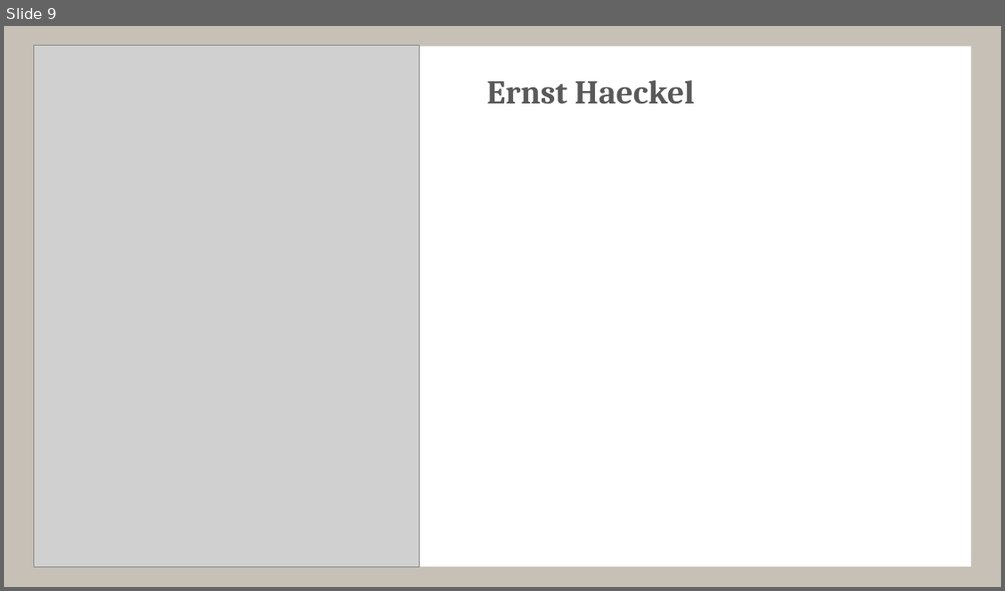
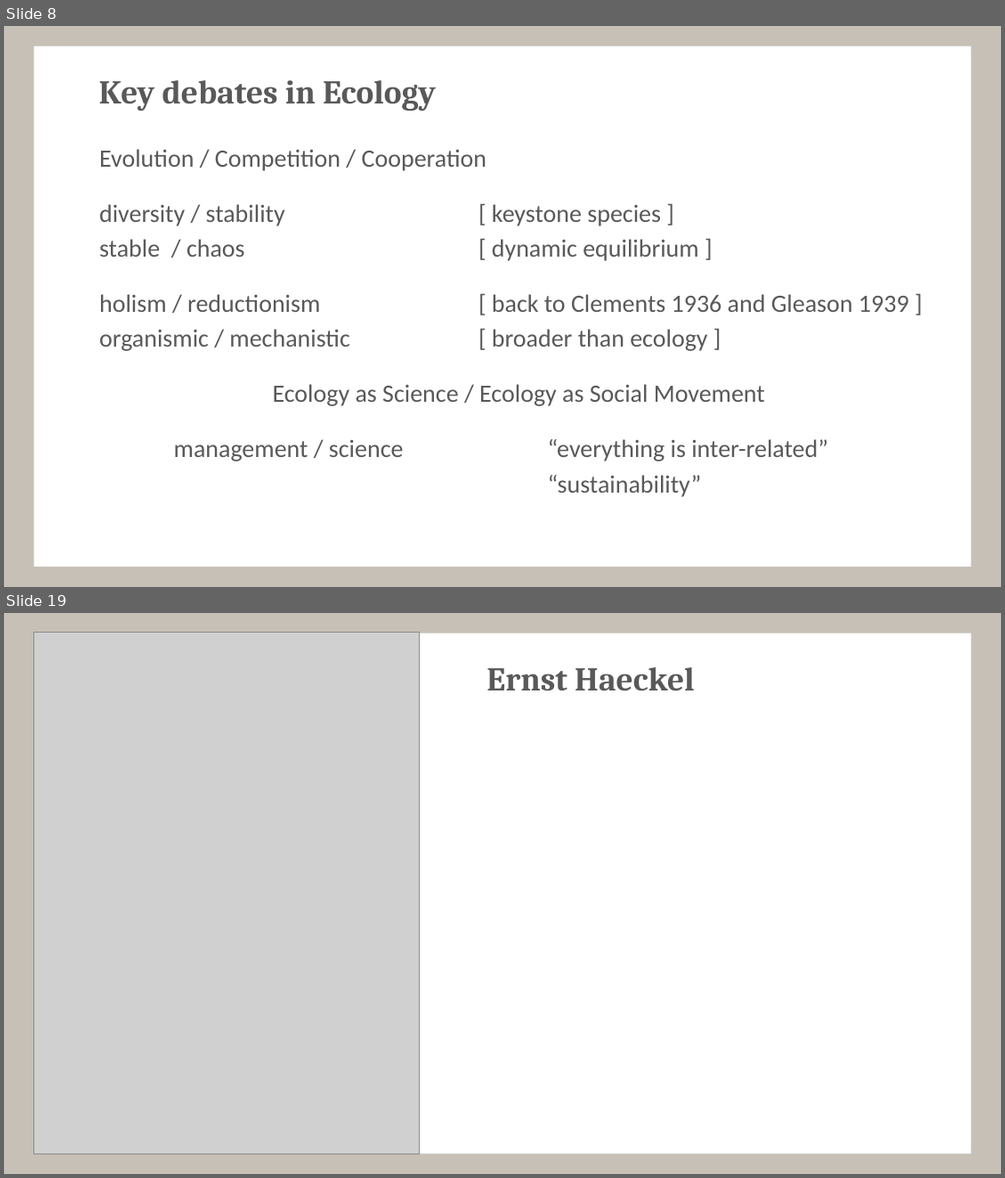
Before and after one commit to tsuomela/Information-Ecosystems-and-Ecologies, a slide deck: figures/2016_AAG_InfoEcosystem.pptx. Shown one above the other, each under a label of ours: slide 9 before the commit, slides 8 and 19 after it; the slides between them are not shown. The pictures are 1005x591 and 1005x1178 pixels, drawn with LibreOffice and Linux fonts; fonts in the diff are those of the drawing; grey boxes stand for pictures. Boxes give left, top, right and bottom in pixels: in the first picture for what was removed or moved away, otherwise in the second. Text is boxed around its words. In the diff, an @@ line names an element or a change of style, - is before the commit and + after.

```diff
--- a/figures/2016_AAG_InfoEcosystem.pptx
+++ b/figures/2016_AAG_InfoEcosystem.pptx
@@ slide 8 added at bbox=[4, 26, 1001, 587], background #C6C0B7; not listed: 1 template element that a slide beside it also shows @@
@@ title added at bbox=[99, 80, 436, 111], 32 pt, text #595959, bold @@
+Key debates in Ecology
@@ text added at bbox=[99, 149, 909, 497], 24 pt, text #595959 @@
+Evolution / Competition / Cooperation
+diversity / stability [ keystone species ]
+stable / chaos [ dynamic equilibrium ]
+holism / reductionism [ back to Clements 1936 and Gleason 1939 ]
+organismic / mechanistic [ broader than ecology ]
+Ecology as Science / Ecology as Social Movement
+management / science “everything is inter-related”
+“sustainability”
@@ what was slide 9 is now slide 19 @@
```
Also in this commit, not shown: 2 slides changed, 11 other slides added, 5 slides removed, 1 other file.
